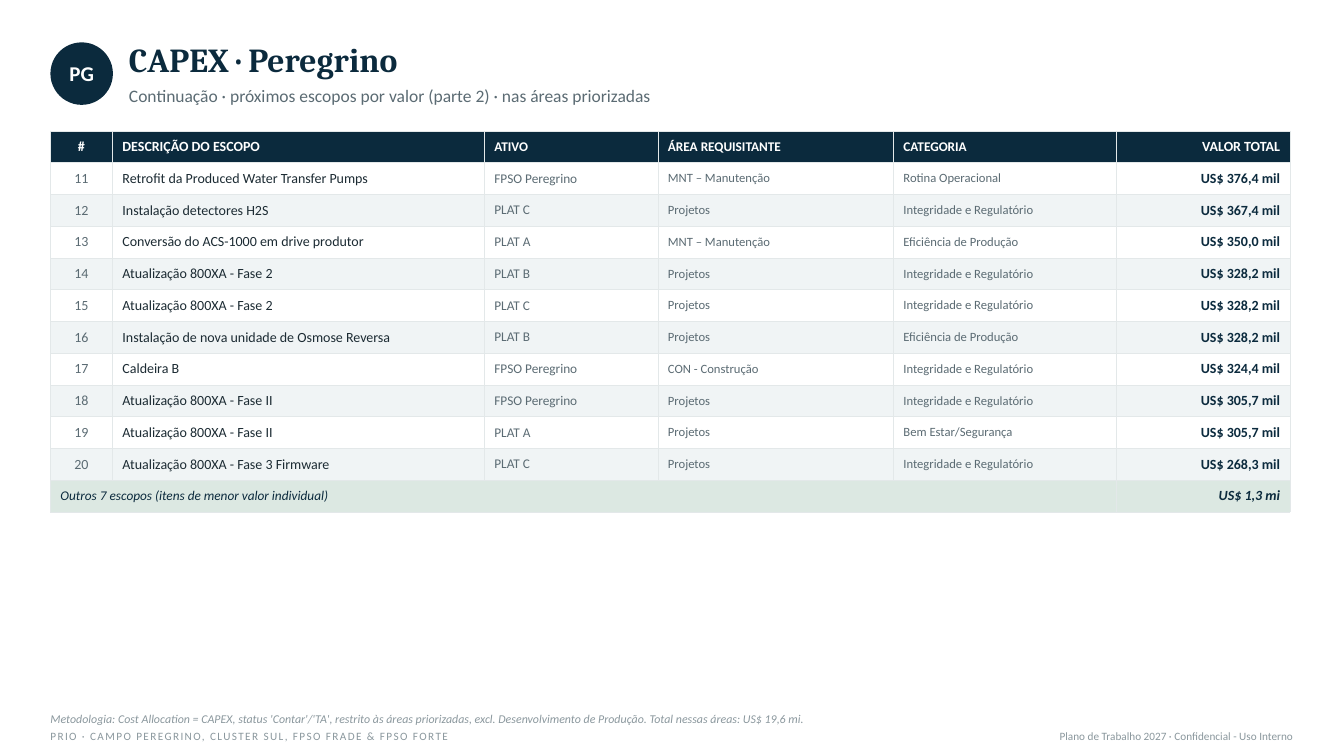
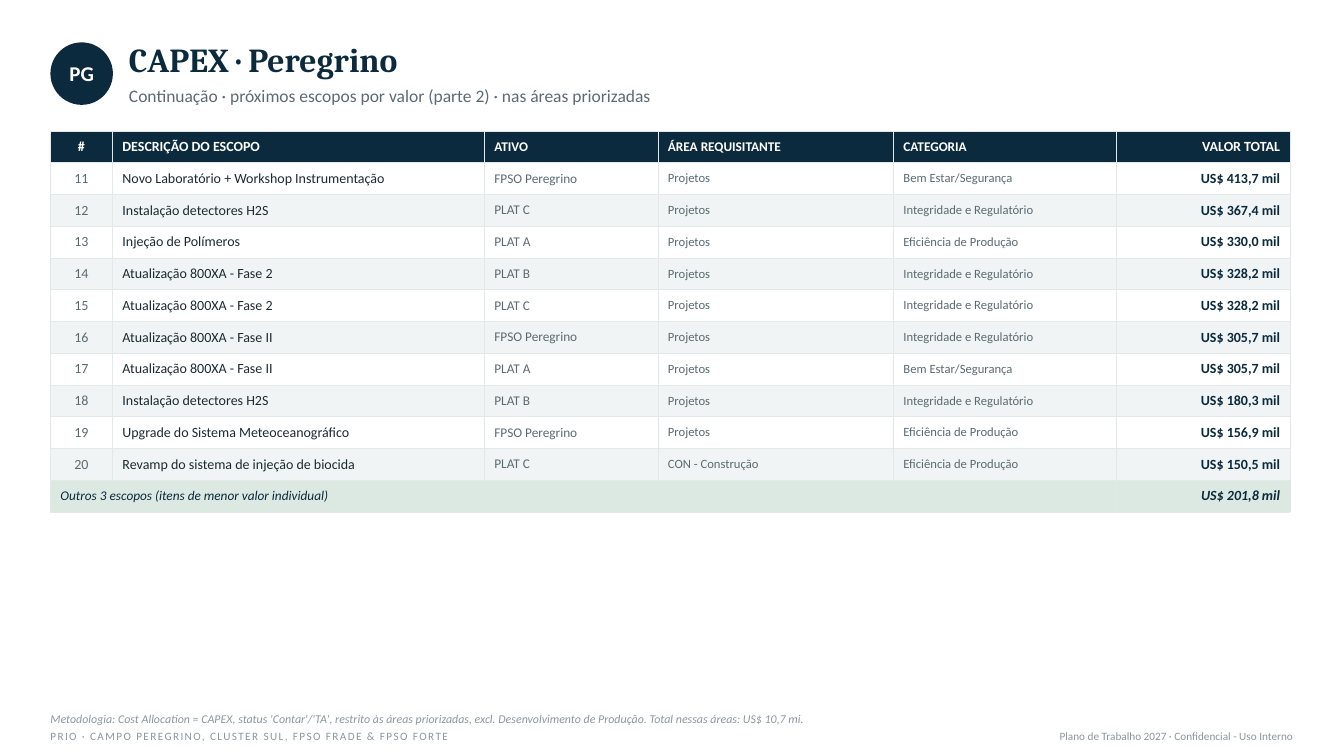
Before and after one commit to LucasRibaas/Planejamento, a slide deck: slide 27 of PRIO_Top_CAPEX_OPEX_Despriorizados_2027.pptx (slide 28 before the commit). Drawn at 1344x756 pixels with LibreOffice and Linux fonts; fonts in the diff are those of the drawing. Boxes give left, top, right and bottom in pixels: in the first picture for what was removed or moved away, otherwise in the second. Text is boxed around its words. In the diff, an @@ line names an element or a change of style, - is before the commit and + after.

```diff
--- a/PRIO_Top_CAPEX_OPEX_Despriorizados_2027.pptx
+++ b/PRIO_Top_CAPEX_OPEX_Despriorizados_2027.pptx
@@ table at bbox=[50, 131, 1290, 506] @@
-row 2: 11 | Retrofit da Produced Water Transfer Pumps | FPSO Peregrino | MNT – Manutenção | Rotina Operacional | US$ 376,4 mil
+row 2: 11 | Novo Laboratório + Workshop Instrumentação | FPSO Peregrino | Projetos | Bem Estar/Segurança | US$ 413,7 mil
-row 4: 13 | Conversão do ACS-1000 em drive produtor | PLAT A | MNT – Manutenção | Eficiência de Produção | US$ 350,0 mil
+row 4: 13 | Injeção de Polímeros | PLAT A | Projetos | Eficiência de Produção | US$ 330,0 mil
-row 7: 16 | Instalação de nova unidade de Osmose Reversa | PLAT B | Projetos | Eficiência de Produção | US$ 328,2 mil
+row 7: 16 | Atualização 800XA - Fase II | FPSO Peregrino | Projetos | Integridade e Regulatório | US$ 305,7 mil
-row 8: 17 | Caldeira B | FPSO Peregrino | CON - Construção | Integridade e Regulatório | US$ 324,4 mil
+row 8: 17 | Atualização 800XA - Fase II | PLAT A | Projetos | Bem Estar/Segurança | US$ 305,7 mil
-row 9: 18 | Atualização 800XA - Fase II | FPSO Peregrino | Projetos | Integridade e Regulatório | US$ 305,7 mil
+row 9: 18 | Instalação detectores H2S | PLAT B | Projetos | Integridade e Regulatório | US$ 180,3 mil
-row 10: 19 | Atualização 800XA - Fase II | PLAT A | Projetos | Bem Estar/Segurança | US$ 305,7 mil
+row 10: 19 | Upgrade do Sistema Meteoceanográfico | FPSO Peregrino | Projetos | Eficiência de Produção | US$ 156,9 mil
-row 11: 20 | Atualização 800XA - Fase 3 Firmware | PLAT C | Projetos | Integridade e Regulatório | US$ 268,3 mil
+row 11: 20 | Revamp do sistema de injeção de biocida | PLAT C | CON - Construção | Eficiência de Produção | US$ 150,5 mil
-row 12, column 1: Outros 7 escopos (itens de menor valor individual)
+row 12, column 1: Outros 3 escopos (itens de menor valor individual)
-row 12, column 6: US$ 1,3 mi
+row 12, column 6: US$ 201,8 mil
@@ text at bbox=[50, 715, 803, 725]: text changed @@
-Metodologia: Cost Allocation = CAPEX, status 'Contar'/'TA', restrito às áreas priorizadas, excl. Desenvolvimento de Produção. Total nessas áreas: US$ 19,6 mi.
+Metodologia: Cost Allocation = CAPEX, status 'Contar'/'TA', restrito às áreas priorizadas, excl. Desenvolvimento de Produção. Total nessas áreas: US$ 10,7 mi.
```
Also in this commit, not shown: 31 other slides changed.
